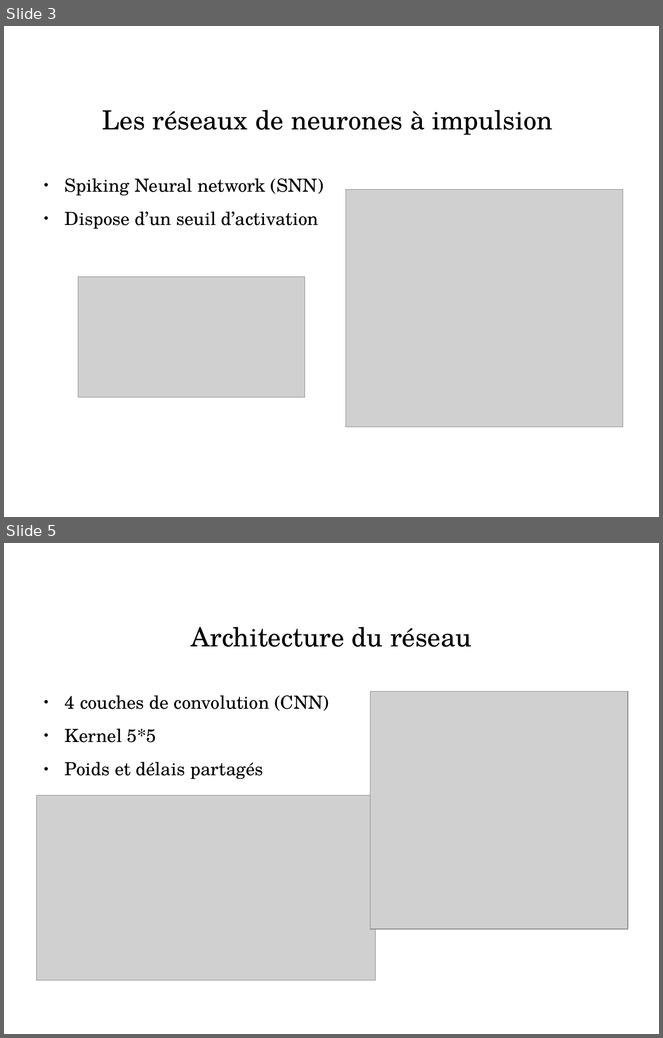
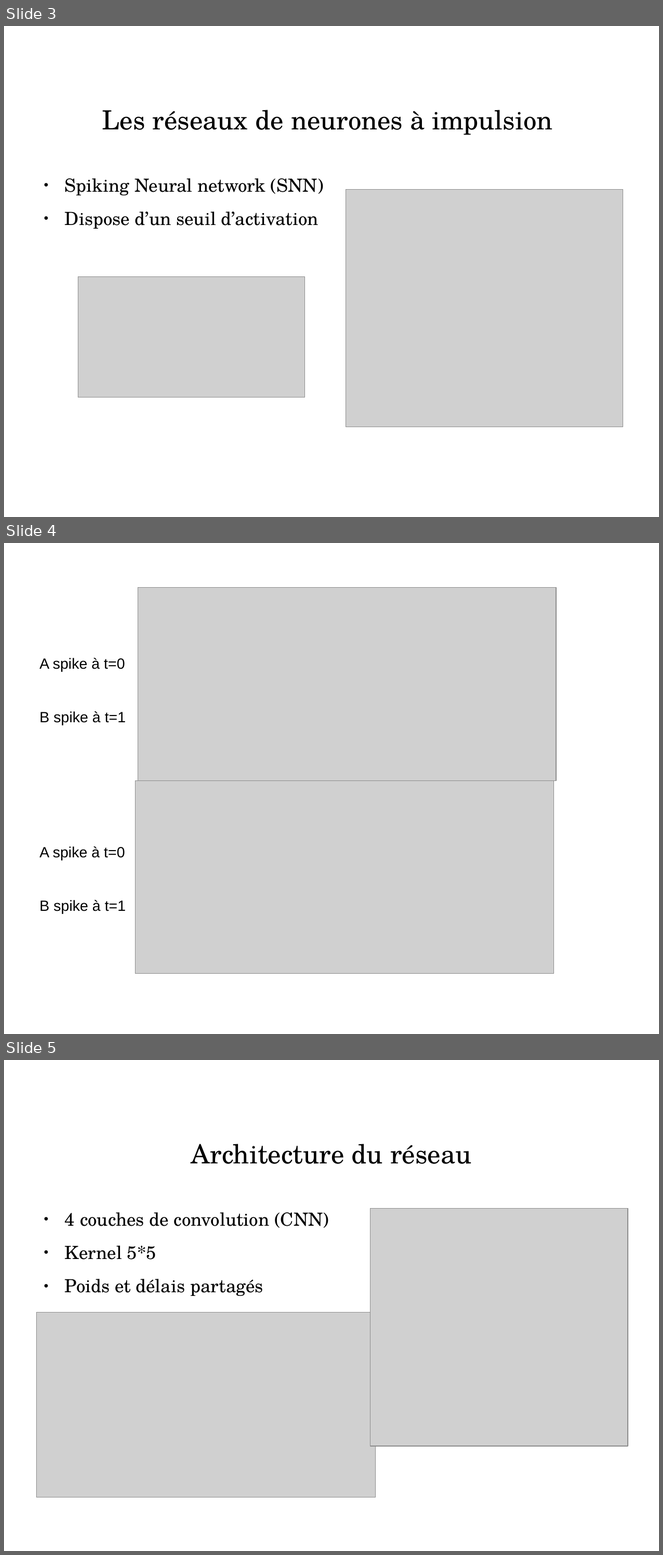
Before and after one commit to HugoBulzomi/SNN_Delay_Learning, a slide deck: DS4H_presentation.odp. Shown one above the other, each under a label of ours: slides 3 and 5 before the commit, slides 3, 4 and 5 after it; the slides between them are not shown. The pictures are 663x1038 and 663x1555 pixels, drawn with LibreOffice and Linux fonts; fonts in the diff are those of the drawing; grey boxes stand for pictures; background and template pictures are left out. Boxes give left, top, right and bottom in pixels: in the first picture for what was removed or moved away, otherwise in the second. Text is boxed around its words. In the diff, an @@ line names an element or a change of style, - is before the commit and + after.

```diff
--- a/DS4H_presentation.odp
+++ b/DS4H_presentation.odp
@@ slide 4 added at (x1=4, y1=543, x2=659, y2=1034), background picture (left out) @@
@@ picture added at (x1=138, y1=588, x2=556, y2=781) @@
@@ text added at (x1=39, y1=658, x2=126, y2=726), 18 pt, text #000000 @@
+A spike à t=0
+B spike à t=1
@@ picture added at (x1=136, y1=781, x2=554, y2=974) @@
@@ text added at (x1=39, y1=847, x2=126, y2=914), 18 pt, text #000000 @@
+A spike à t=0
+B spike à t=1
```
Also in this commit, not shown: 5 slides changed, 1 slide removed, 1 other file.
